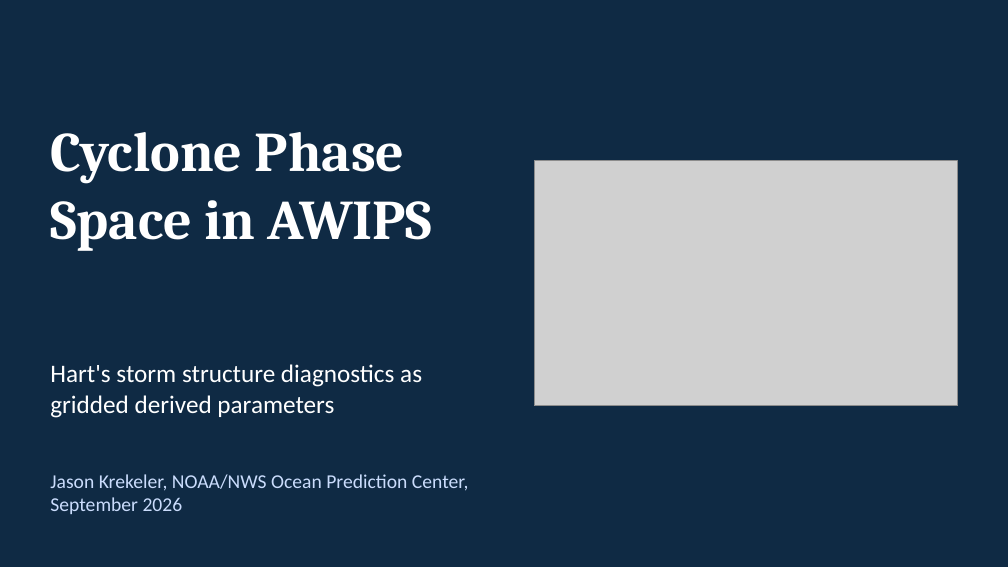
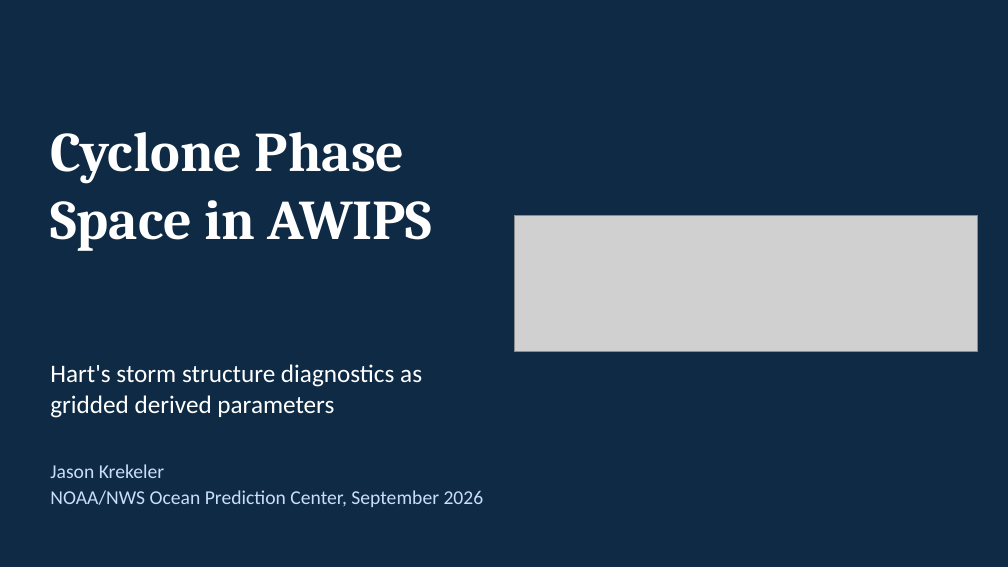
Before and after one commit to jkrek17/awips-tools, a slide deck: slide 1 of D2D/docs/TALK.pptx. Drawn at 1008x567 pixels with LibreOffice and Linux fonts; fonts in the diff are those of the drawing; grey boxes stand for pictures. Boxes give left, top, right and bottom in pixels: in the first picture for what was removed or moved away, otherwise in the second. Text is boxed around its words. In the diff, an @@ line names an element or a change of style, - is before the commit and + after.

```diff
--- a/D2D/docs/TALK.pptx
+++ b/D2D/docs/TALK.pptx
@@ picture: place and size @@
-picture at (534,161,958,406)
+picture at (514,216,978,352)
@@ text at (50,464,484,507): text changed @@
-Jason Krekeler, NOAA/NWS Ocean Prediction Center, September 2026
+Jason Krekeler
+NOAA/NWS Ocean Prediction Center, September 2026
```
Also in this commit, not shown: 9 other slides changed, 1 other file.
